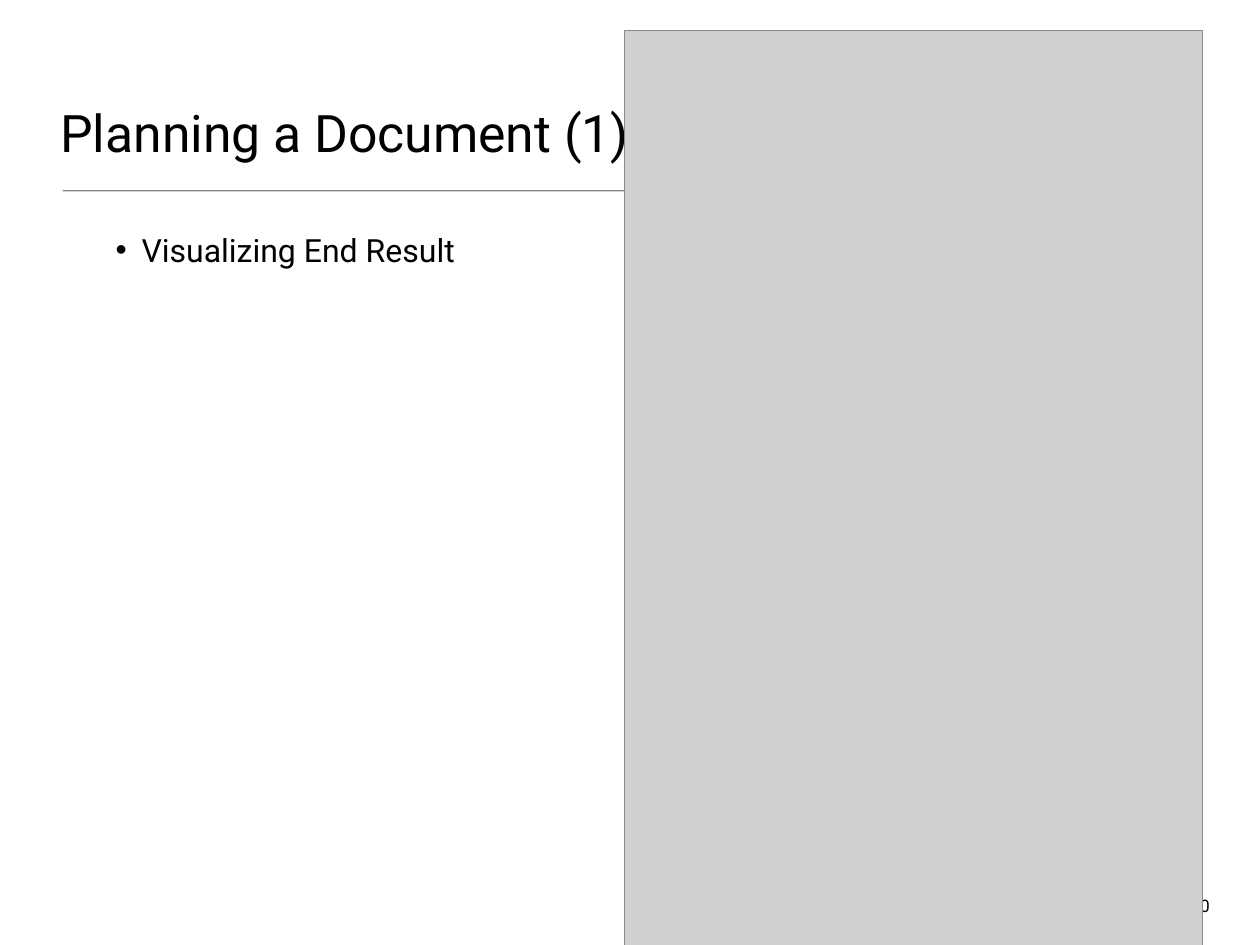
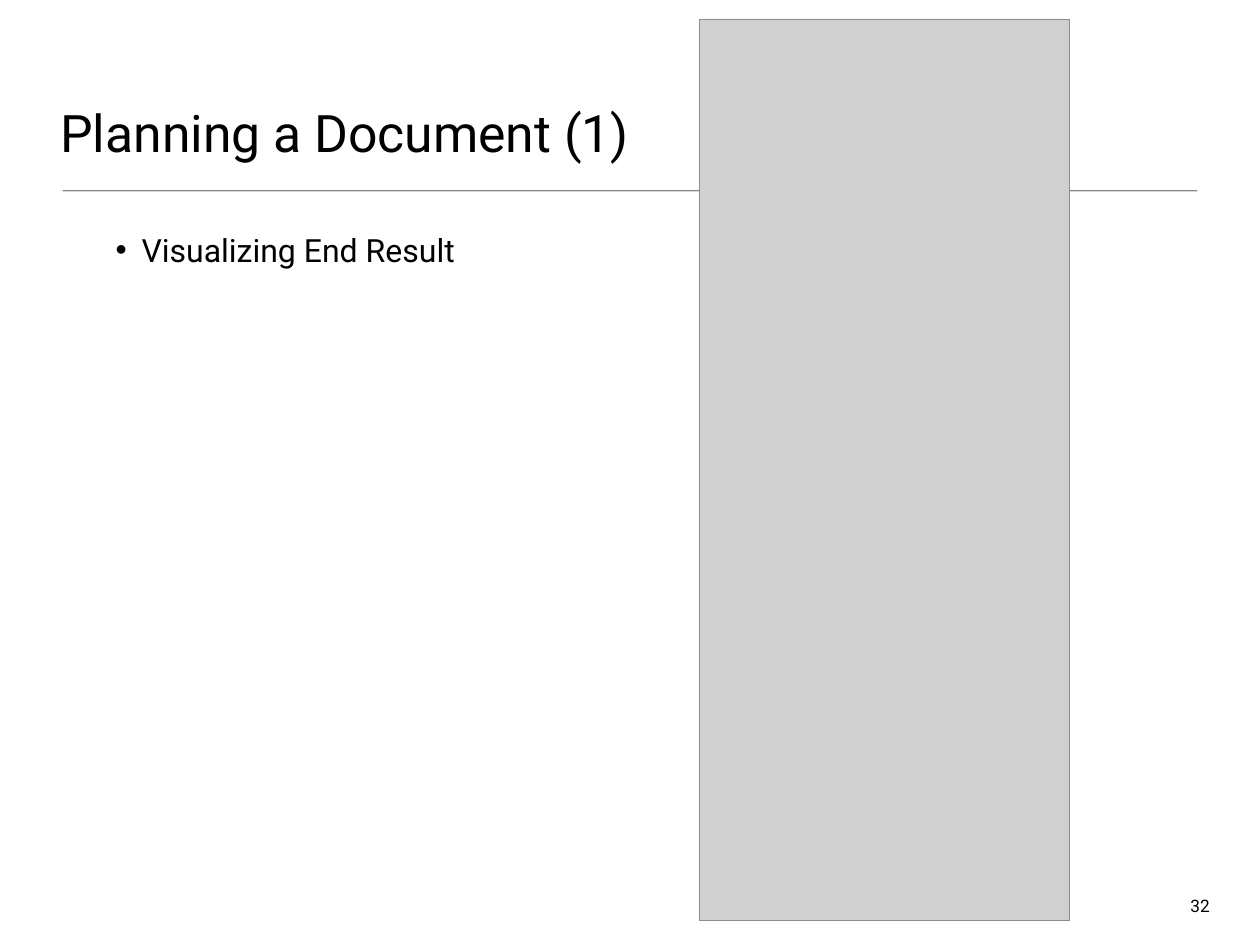
Before and after one commit to wit-web-dev-2015/web-dev-1, a slide deck: slide 32 of topic01/talk-2/b-html-page-structure.pptx (slide 30 before the commit). Drawn at 1260x945 pixels with LibreOffice and Linux fonts; fonts in the diff are those of the drawing; grey boxes stand for pictures. Boxes give left, top, right and bottom in pixels: in the first picture for what was removed or moved away, otherwise in the second. Text is boxed around its words. In the diff, an @@ line names an element or a change of style, - is before the commit and + after.

```diff
--- a/topic01/talk-2/b-html-page-structure.pptx
+++ b/topic01/talk-2/b-html-page-structure.pptx
@@ picture: place and size @@
-picture at box(625, 31, 1202, 945)
+picture at box(700, 19, 1069, 920)
@@ page number at box(1190, 899, 1209, 912): text changed @@
-30
+32
```
Also in this commit, not shown: 7 other slides changed, 5 slides added, 3 slides removed, 10 other files.
